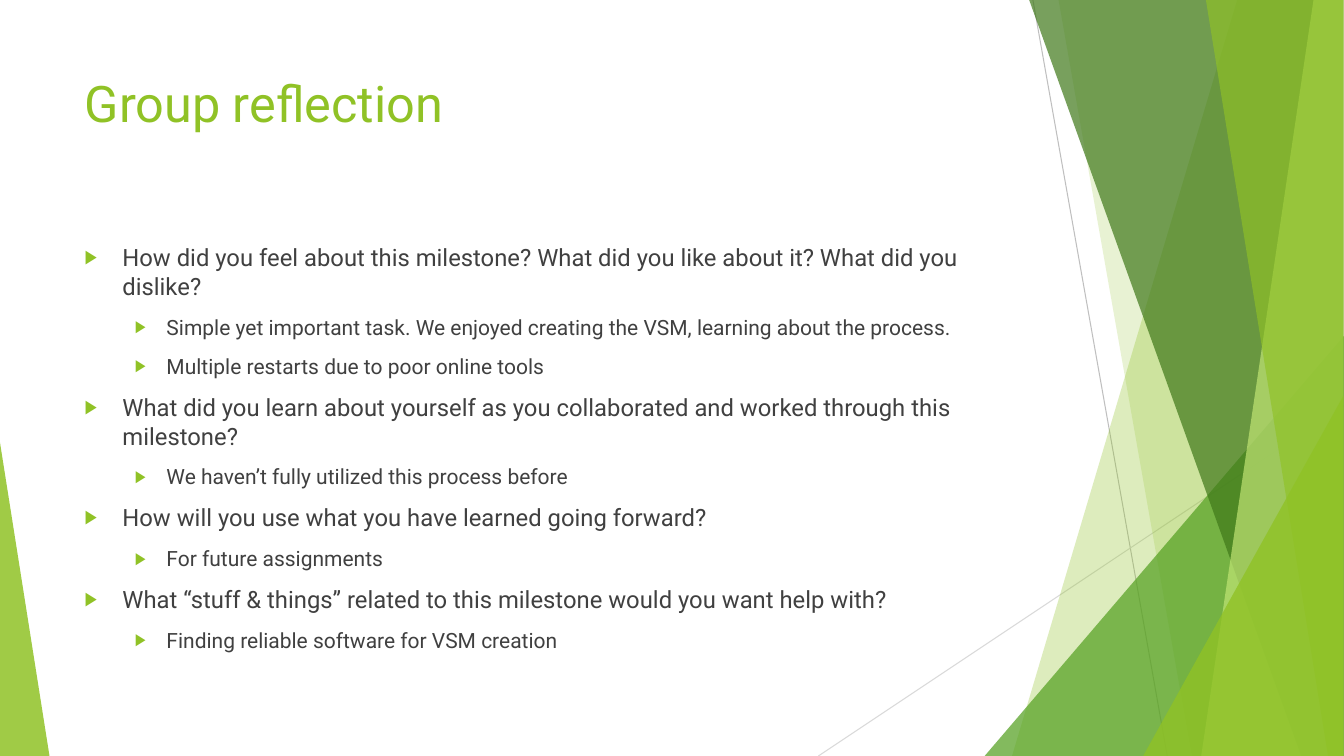
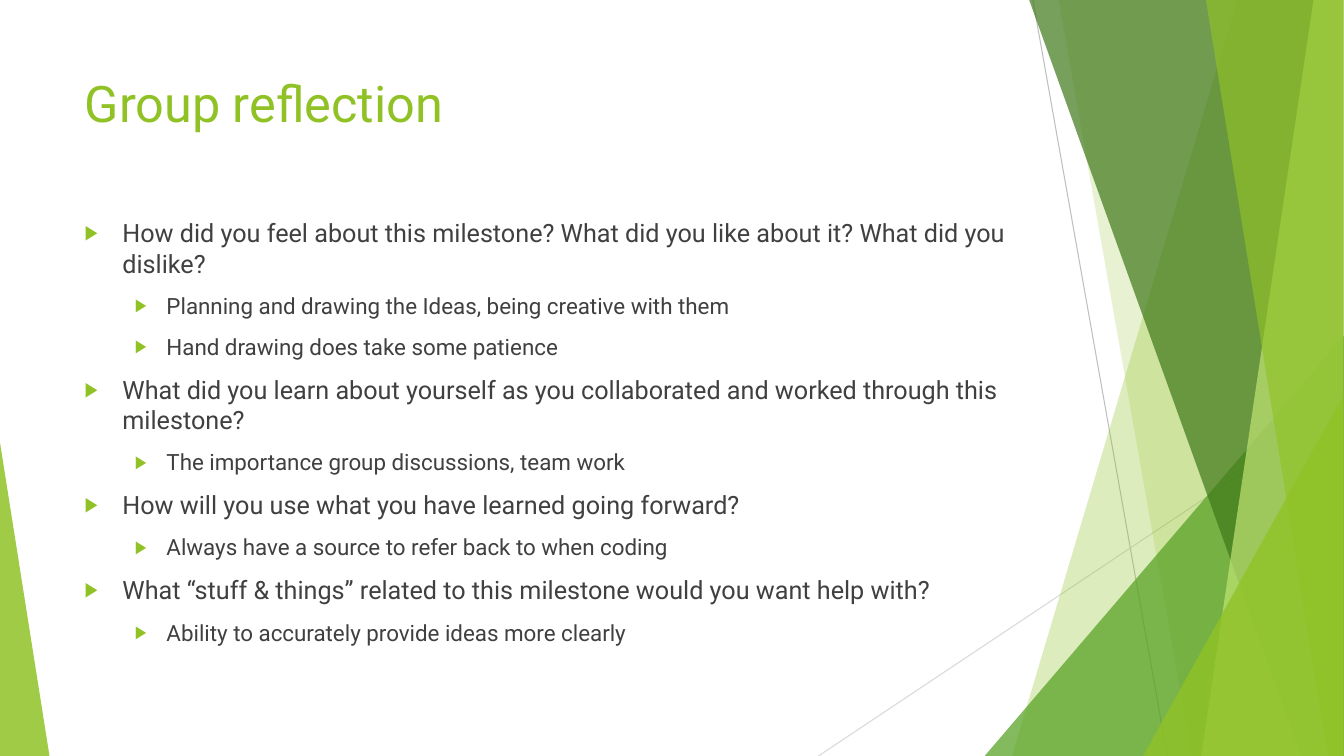
Before and after one commit to Konnie789/ENSE-470, a slide deck: slide 9 of Milestone 2/Milestone-2.ppt. Drawn at 1344x756 pixels with LibreOffice and Linux fonts; fonts in the diff are those of the drawing. Boxes give left, top, right and bottom in pixels: in the first picture for what was removed or moved away, otherwise in the second. Text is boxed around its words. In the diff, an @@ line names an element or a change of style, - is before the commit and + after.

Commit message:
updated

```diff
--- a/Milestone 2/Milestone-2.ppt
+++ b/Milestone 2/Milestone-2.ppt
@@ text at (122,223,1005,646): text changed; size 15 to 16 pt @@
-  ▶ We haven’t fully utilized this process before
+  ▶ The importance group discussions, team work
@@ text "How did you feel about ...": place and size @@
-text "How did you feel about ..." at (122,248,957,653)
+text "How did you feel about ..." at (122,223,1005,646)
@@ text at (122,223,1005,605): size 17 to 18 pt in "How did you feel about this milestone? ...", "What did you learn about yourself as ...", "How will you use what you have ...", "What “stuff & things” related to this ..." @@
@@ text at (166,297,729,360): text changed; size 15 to 16 pt @@
-  ▶ Simple yet important task. We enjoyed creating the VSM, learning about the process.
-  ▶ Multiple restarts due to poor online tools
+  ▶ Planning and drawing the Ideas, being creative with them
+  ▶ Hand drawing does take some patience
@@ text at (166,538,667,560): text changed; size 15 to 16 pt @@
-  ▶ For future assignments
+  ▶ Always have a source to refer back to when coding
@@ text at (166,624,626,646): text changed; size 15 to 16 pt @@
-  ▶ Finding reliable software for VSM creation
+  ▶ Ability to accurately provide ideas more clearly
```
